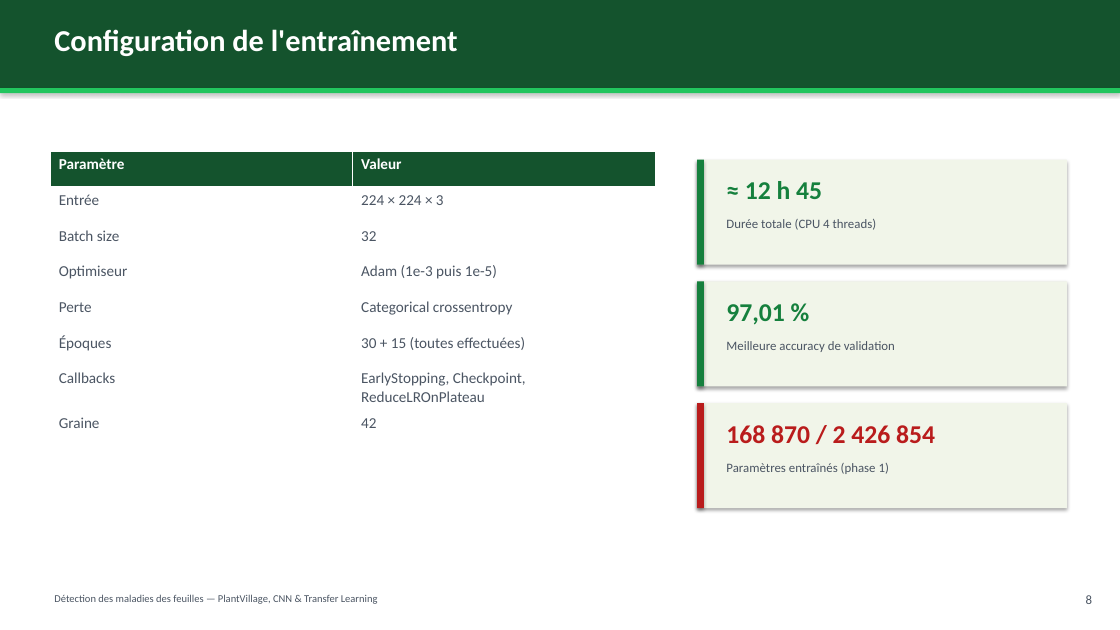
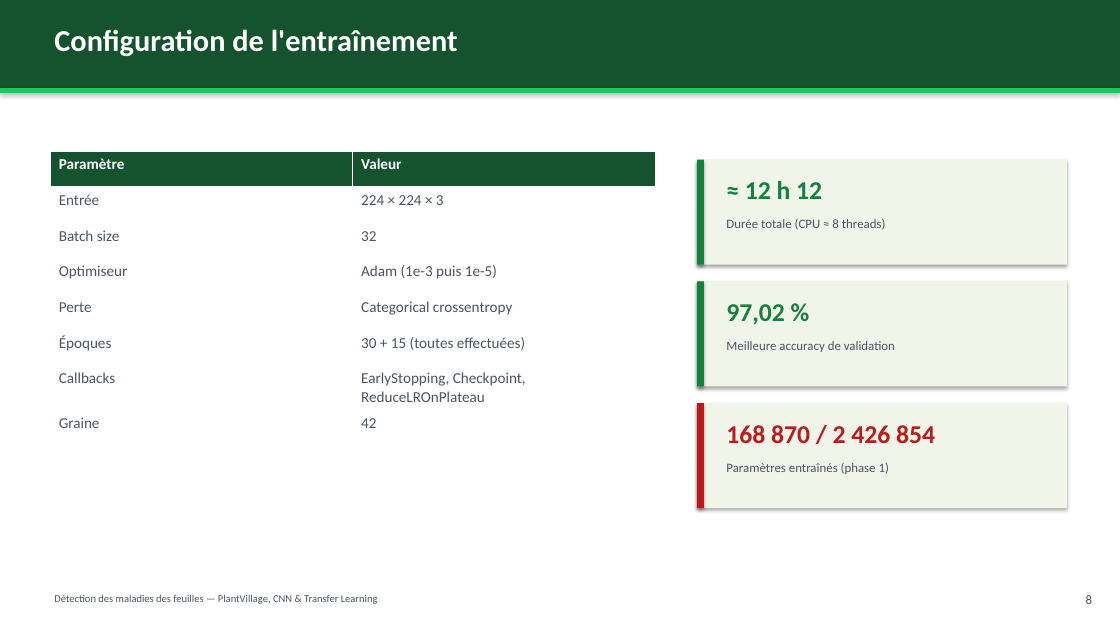
Before and after one commit to Haitam-Elouali/DeepLearning, a slide deck: slide 9 of docs/presentation/presentation_soutenance.pptx. Drawn at 1120x630 pixels with LibreOffice and Linux fonts; fonts in the diff are those of the drawing. Boxes give left, top, right and bottom in pixels: in the first picture for what was removed or moved away, otherwise in the second. Text is boxed around its words. In the diff, an @@ line names an element or a change of style, - is before the commit and + after.

```diff
--- a/docs/presentation/presentation_soutenance.pptx
+++ b/docs/presentation/presentation_soutenance.pptx
@@ text at <box>745,181,822,199</box>: text changed @@
-≈ 12 h 45
+≈ 12 h 12
@@ text at <box>726,219,886,230</box>: text changed @@
-Durée totale (CPU 4 threads)
+Durée totale (CPU ≈ 8 threads)
@@ text at <box>726,304,784,325</box>: text changed @@
-97,01 %
+97,02 %
```
Also in this commit, not shown: 7 other slides changed, 26 other files.
